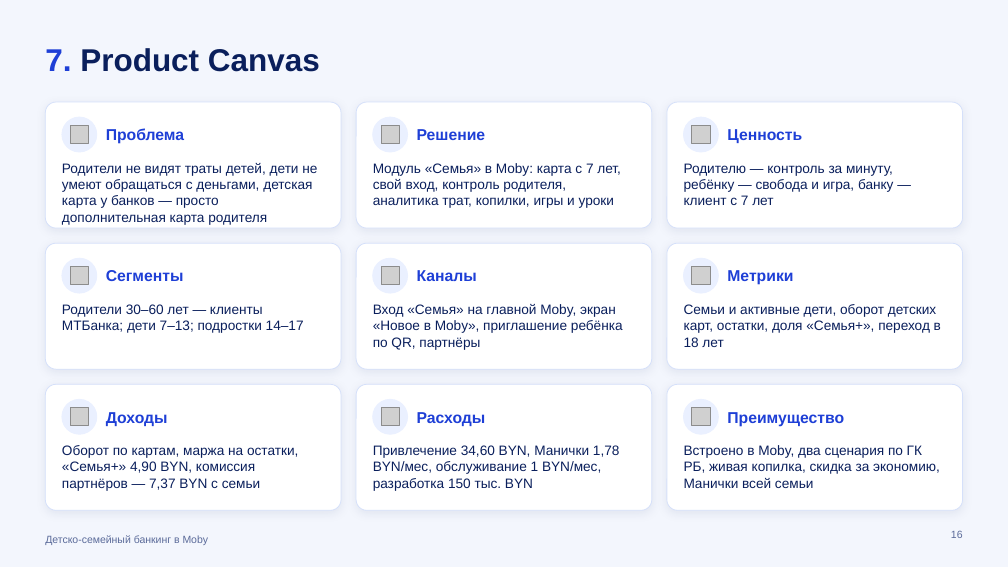
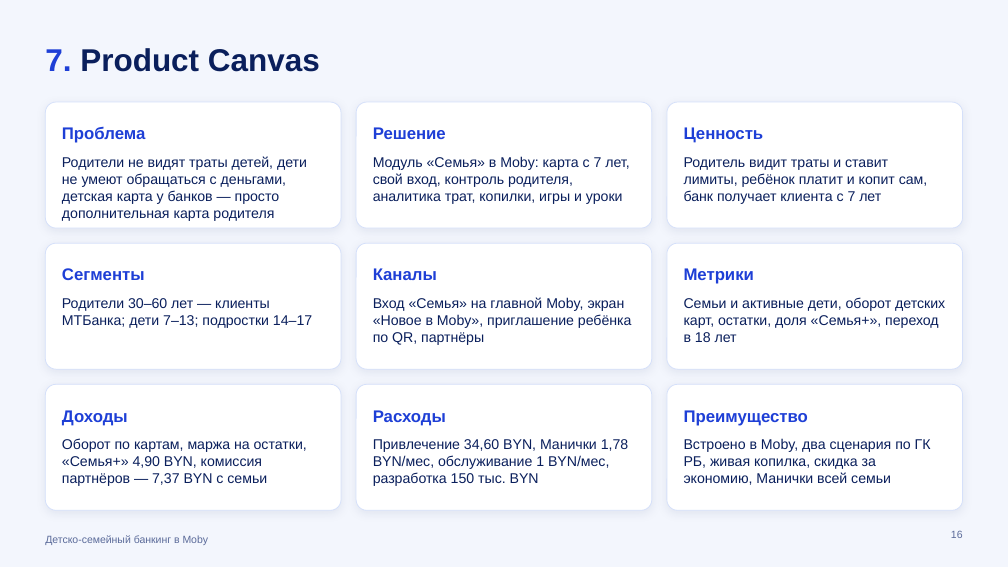
Before and after one commit to kvasiuum/hackatonmtbank, a slide deck: slide 16 of presentation/Moby_Семья_презентация.pptx. Drawn at 1008x567 pixels with LibreOffice and Linux fonts; fonts in the diff are those of the drawing; grey boxes stand for pictures. Boxes give left, top, right and bottom in pixels: in the first picture for what was removed or moved away, otherwise in the second. Text is boxed around its words. In the diff, an @@ line names an element or a change of style, - is before the commit and + after.

```diff
--- a/presentation/Moby_Семья_презентация.pptx
+++ b/presentation/Moby_Семья_презентация.pptx
@@ text "Проблема": place and size @@
-text "Проблема" at box(106, 128, 184, 144)
+text "Проблема" at box(62, 126, 145, 143)
@@ ellipse removed at box(62, 117, 97, 152) @@
@@ text "Решение": place and size @@
-text "Решение" at box(417, 129, 486, 140)
+text "Решение" at box(373, 127, 446, 139)
@@ ellipse removed at box(373, 117, 408, 152) @@
@@ text "Ценность": place and size @@
-text "Ценность" at box(727, 129, 802, 143)
+text "Ценность" at box(684, 127, 764, 143)
@@ ellipse removed at box(684, 117, 718, 152) @@
@@ picture removed at box(70, 126, 88, 144) @@
@@ picture removed at box(381, 126, 399, 144) @@
@@ picture removed at box(692, 126, 710, 144) @@
@@ text at box(684, 157, 928, 204): text changed; size 13 to 13.5 pt @@
-Родителю — контроль за минуту, ребёнку — свобода и игра, банку — клиент с 7 лет
+Родитель видит траты и ставит лимиты, ребёнок платит и копит сам, банк получает клиента с 7 лет
@@ text "Сегменты": place and size @@
-text "Сегменты" at box(106, 270, 184, 281)
+text "Сегменты" at box(62, 268, 145, 280)
@@ ellipse removed at box(62, 259, 97, 293) @@
@@ picture removed at box(70, 267, 88, 285) @@
@@ text "Каналы": place and size @@
-text "Каналы" at box(417, 270, 477, 281)
+text "Каналы" at box(373, 268, 437, 280)
@@ ellipse removed at box(373, 259, 408, 293) @@
@@ picture removed at box(381, 267, 399, 285) @@
@@ text "Метрики": place and size @@
-text "Метрики" at box(727, 270, 793, 285)
+text "Метрики" at box(684, 268, 754, 284)
@@ ellipse removed at box(684, 259, 718, 293) @@
@@ picture removed at box(692, 267, 710, 285) @@
@@ size 15 to 16 pt in 9 elements at box(373, 268, 437, 280), box(684, 268, 754, 284), box(373, 410, 446, 426), box(684, 410, 808, 426), box(62, 126, 145, 143), box(373, 127, 446, 139), box(684, 127, 764, 143), box(62, 268, 145, 280), box(62, 410, 128, 426) @@
@@ text "Доходы": place and size @@
-text "Доходы" at box(106, 412, 168, 426)
+text "Доходы" at box(62, 410, 128, 426)
@@ ellipse removed at box(62, 399, 97, 434) @@
@@ picture removed at box(70, 408, 88, 426) @@
@@ text "Расходы": place and size @@
-text "Расходы" at box(417, 412, 486, 426)
+text "Расходы" at box(373, 410, 446, 426)
@@ ellipse removed at box(373, 399, 408, 434) @@
@@ picture removed at box(381, 408, 399, 426) @@
@@ text "Преимущество": place and size @@
-text "Преимущество" at box(727, 412, 844, 427)
+text "Преимущество" at box(684, 410, 808, 426)
@@ ellipse removed at box(684, 399, 718, 434) @@
@@ picture removed at box(692, 408, 710, 426) @@
@@ size 13 to 13.5 pt in 8 elements at box(62, 438, 307, 486), box(373, 439, 628, 486), box(62, 156, 307, 221), box(373, 156, 629, 204), box(62, 298, 312, 328), box(373, 297, 632, 345), box(684, 297, 945, 342), box(684, 438, 931, 485) @@
```
Also in this commit, not shown: 11 other slides changed.
